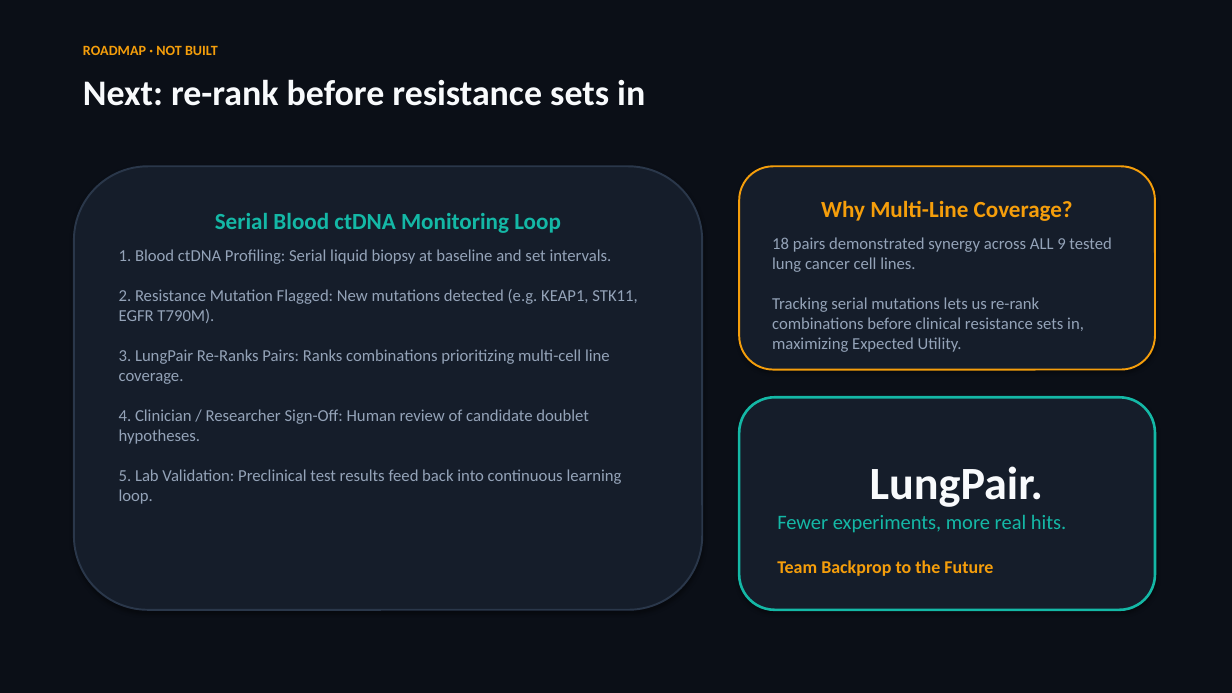
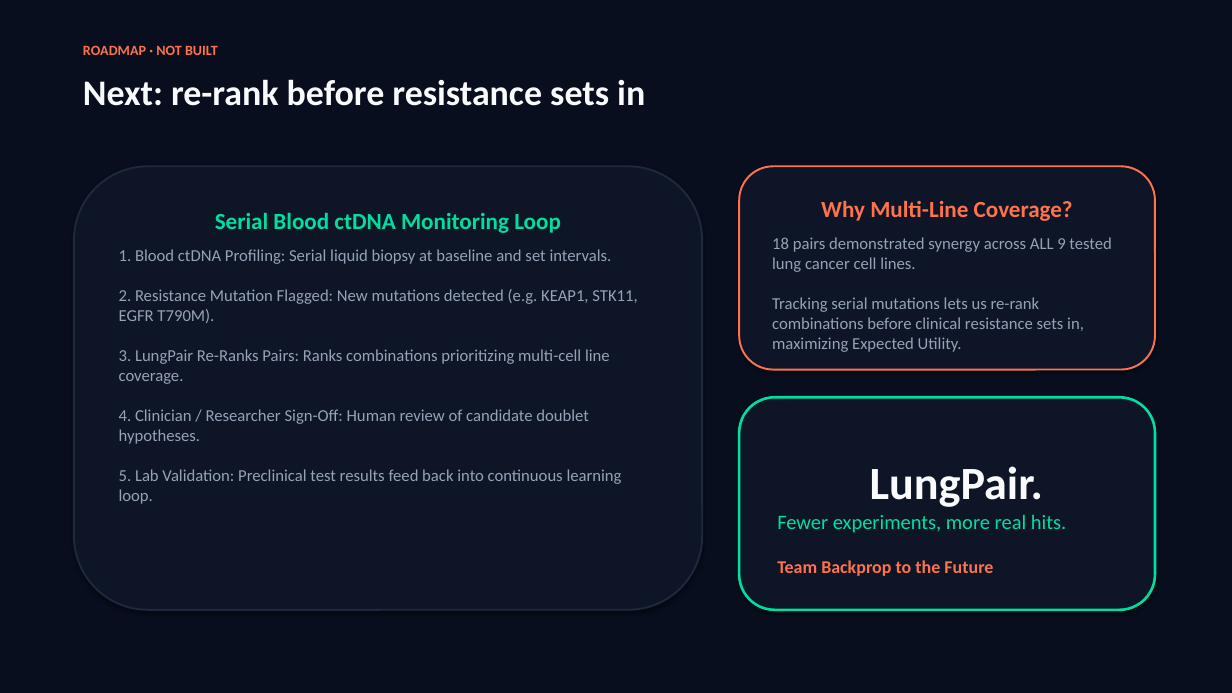
Before and after one commit to leventkoymen/backprop-to-the-future-b56f8f5e-submission-repo, a slide deck: slide 8 of docs/LungPair_Pitch_Deck_Team_Backprop.pptx. Drawn at 1232x693 pixels with LibreOffice and Linux fonts; fonts in the diff are those of the drawing. Boxes give left, top, right and bottom in pixels: in the first picture for what was removed or moved away, otherwise in the second. Text is boxed around its words. In the diff, an @@ line names an element or a change of style, - is before the commit and + after.

Commit message:
Style: update deck PPTX and PDFs with Canva color architecture (Midnight Navy, Mint, Cantaloupe Orange) and Med 2026 toxicity quote

```diff
--- a/docs/LungPair_Pitch_Deck_Team_Backprop.pptx
+++ b/docs/LungPair_Pitch_Deck_Team_Backprop.pptx
@@ rectangle at <box>0,0,1232,693</box>: fill #0B0F17 to #080E1E @@
@@ text "ROADMAP · NOT BUILT" at <box>83,45,218,55</box>: text colour #F59E0B to #FC734D @@
@@ rounded rectangle "Serial Blood ctDNA Monitoring Loop" at <box>74,166,702,610</box>: fill #151D2A to #0D1527; outline #2A374A 1.5 pt to #1E293B 1.5 pt @@
@@ rounded rectangle "Why Multi-Line Coverage?" at <box>739,166,1155,370</box>: fill #151D2A to #0D1527; outline #F59E0B 1.5 pt to #FC734D 1.5 pt @@
@@ text in rounded rectangle at <box>821,200,1073,221</box>: text colour #F59E0B to #FC734D in "Why Multi-Line Coverage?" @@
@@ text in rounded rectangle at <box>215,212,561,233</box>: text colour #14B8A6 to #00DFA2 in "Serial Blood ctDNA Monitoring Loop" @@
@@ rounded rectangle "LungPair." at <box>739,397,1155,610</box>: fill #151D2A to #0D1527; outline #14B8A6 2 pt to #00DFA2 2 pt @@
@@ text in rounded rectangle at <box>777,514,1066,576</box>: text colour #14B8A6 to #00DFA2 in "Fewer experiments, more real hits."; text colour #F59E0B to #FC734D in "Team Backprop to the Future" @@
```
Also in this commit, not shown: 7 other slides changed, 2 other files.
